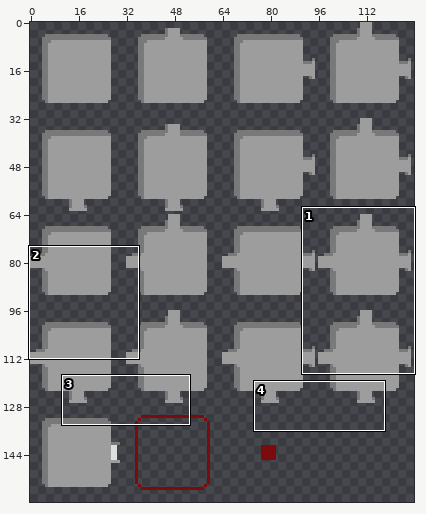
Two versions of one sprite sheet, Assets/UI/UI_Map_Rooms.png. The picture above shows the old version from afar; the outline marks the close-up.
Close-up. Before the commit:
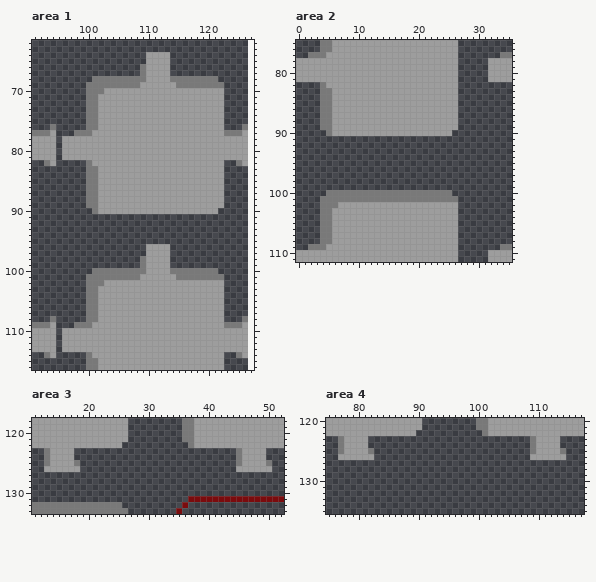
The file is 127x156 pixels. Shown: area 1: x 91..127, y 62..116; area 2: x 0..35, y 75..111; area 3: x 11..52, y 118..133; area 4: x 75..117, y 120..135. The old version is drawn lined up with the new one, on the new canvas. The commit also changed other parts of the picture, which this record leaves out.
After the commit:
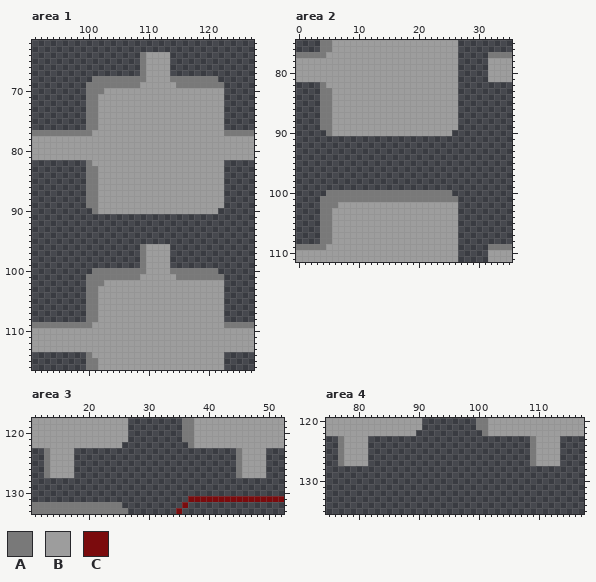
Palette (. is transparent): A #797979  B #9d9d9d  C #7b0b0d
From old to new:
canvas 127x156 -> 128x160
Area 1:
There is now colour A in rows 64 to 65 at x 109; in row 77 at x 95 to 97 and 127; in rows 96 to 97 at x 109; in row 109 at x 95 to 97 and 127.
The edit turns colour B into colour A in row 77 at x 94 and 126; in row 109 at x 94 and 126.
There is now colour B in rows 78 to 81 at x 95 and 127; in rows 110 to 113 at x 95 and 127.
Colour A is removed in row 76 at x 94 and 126; in row 82 at x 93 and 125; in row 108 at x 94 and 126; in row 114 at x 93 and 125.
Colour B is removed in row 82 at x 94 and 126; in row 114 at x 94 and 126.
Area 2:
There is now colour A in row 77 at x 0 to 1 and 32 to 33; in row 109 at x 0 to 1 and 32 to 33.
Area 3:
There is now colour A in row 127 at x 13 and 45.
The edit turns colour B into colour A in row 126 at x 13 and 45.
There is now colour B in row 127 at x 14 to 17 and 46 to 49.
Colour A is removed in row 125 at x 18 and 50.
Colour B is removed in row 126 at x 18 and 50.
Area 4:
There is now colour A in row 127 at x 77 and 109.
The edit turns colour B into colour A in row 126 at x 77 and 109.
There is now colour B in row 127 at x 78 to 81 and 110 to 113.
Colour A is removed in row 125 at x 82 and 114.
Colour B is removed in row 126 at x 82 and 114.
